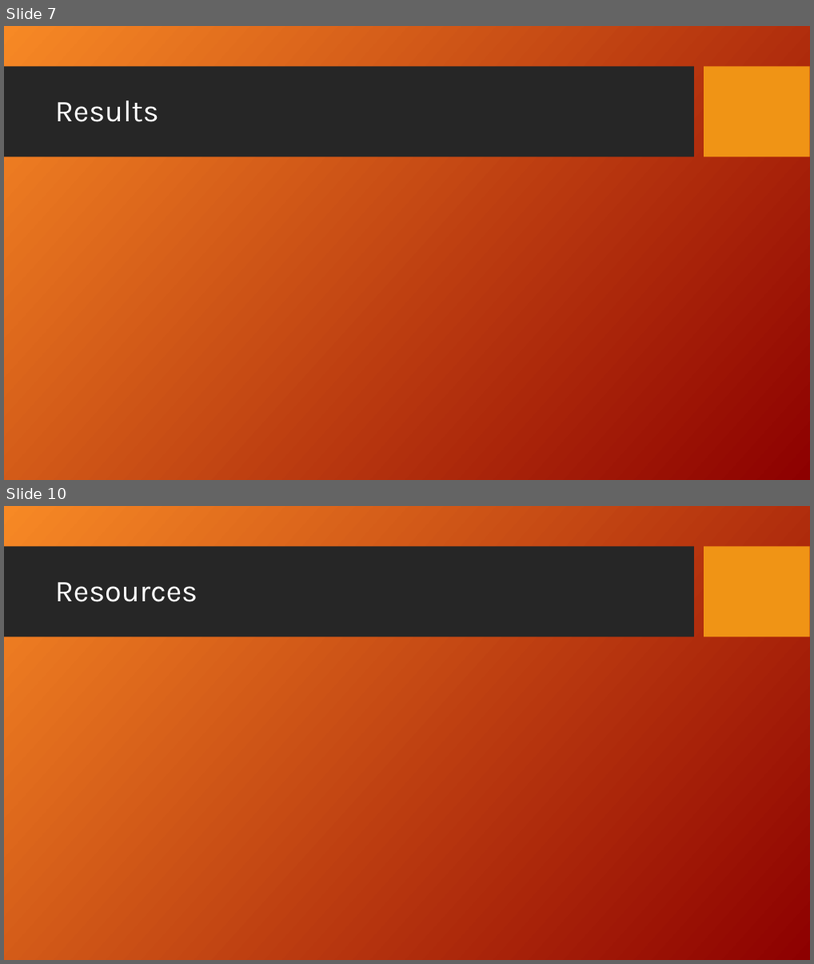
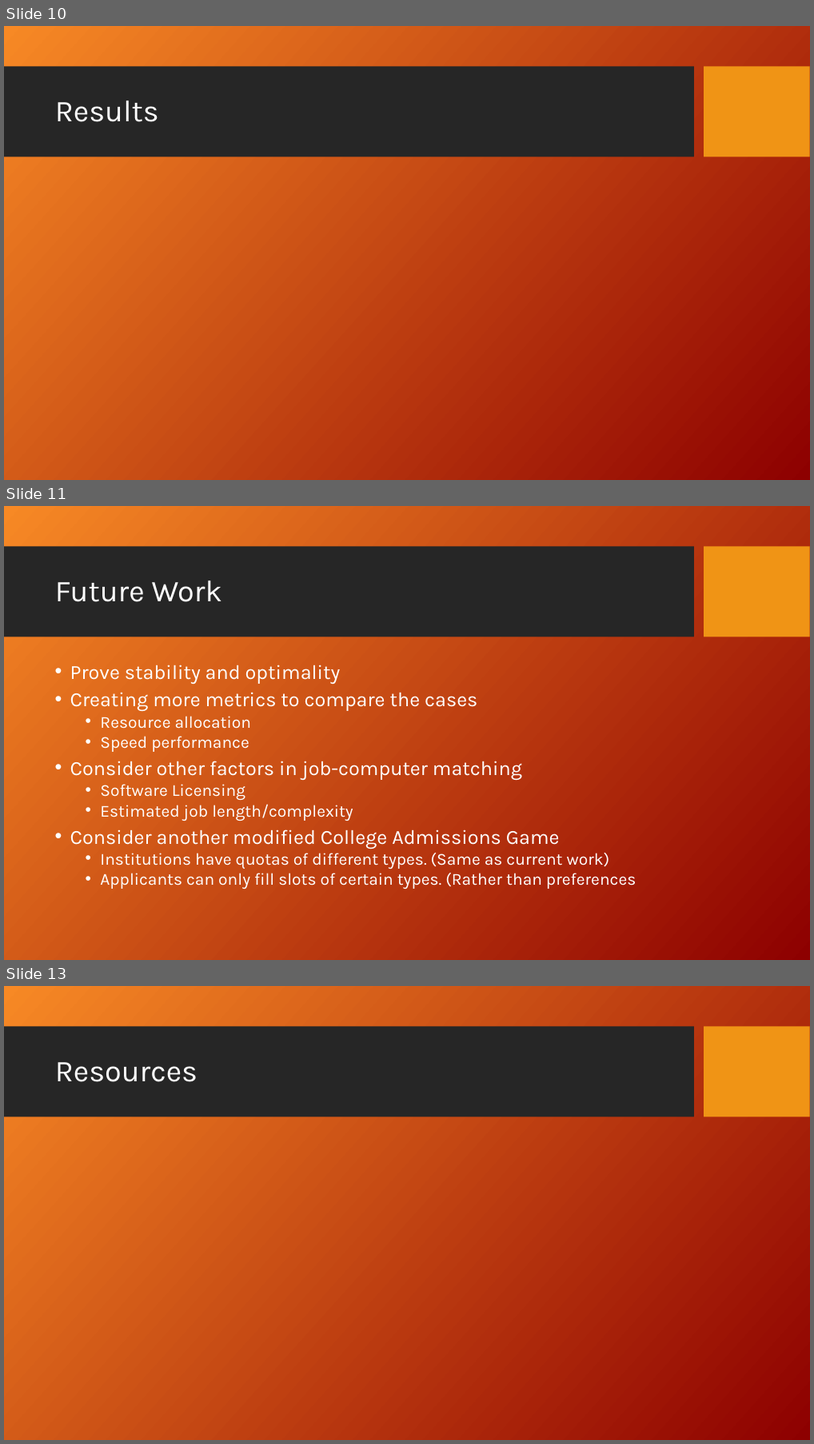
Before and after one commit to fmromano/GameTheoryProject, a slide deck: Paper/MatchingJobsPresentation_KH_FR.ppt. Shown one above the other, each under a label of ours: slides 7 and 10 before the commit, slides 10, 11 and 13 after it; the slides between them are not shown. The pictures are 814x964 and 814x1444 pixels, drawn with LibreOffice and Linux fonts; fonts in the diff are those of the drawing; background and template pictures are left out. Boxes give left, top, right and bottom in pixels: in the first picture for what was removed or moved away, otherwise in the second. Text is boxed around its words. In the diff, an @@ line names an element or a change of style, - is before the commit and + after.

```diff
--- a/Paper/MatchingJobsPresentation_KH_FR.ppt
+++ b/Paper/MatchingJobsPresentation_KH_FR.ppt
@@ slide 11 added at (4, 506, 810, 960), background picture (left out); not listed: 2 template elements that a slide beside it also shows @@
@@ title added at (55, 580, 222, 602), 36 pt, text #FFFFFF @@
+Future Work
@@ text added at (70, 664, 636, 888), 20 pt, text #FFFFFF @@
+• Prove stability and optimality
+• Creating more metrics to compare the cases
+  • Resource allocation
+  • Speed performance
+• Consider other factors in job-computer matching
+  • Software Licensing
+  • Estimated job length/complexity
+• Consider another modified College Admissions Game
+  • Institutions have quotas of different types. (Same as current work)
+  • Applicants can only fill slots of certain types. (Rather than preferences
@@ what was slide 7 is now slide 10 @@
@@ what was slide 10 is now slide 13 @@
```
Also in this commit, not shown: 5 slides changed, 3 other slides added, 1 slide removed, 1 other file.
